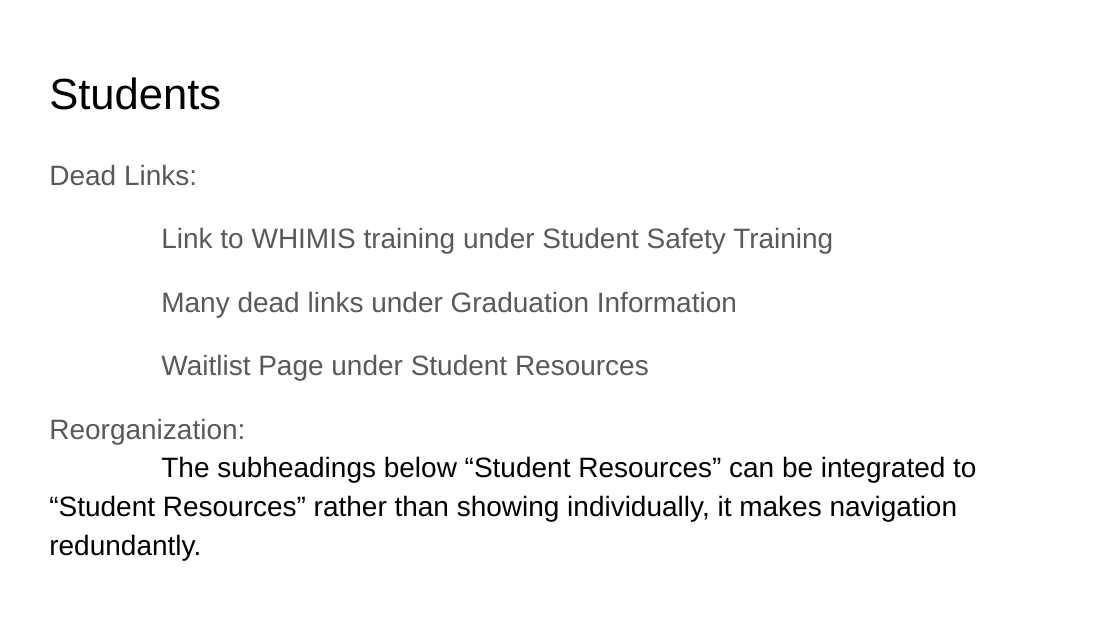
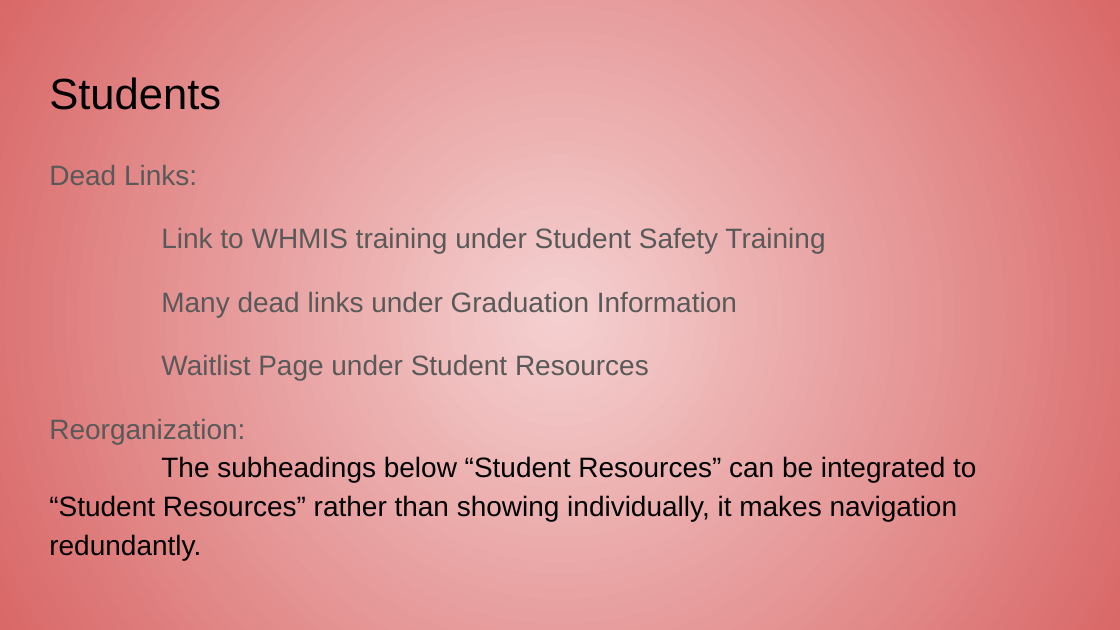
Before and after one commit to AveryCameronUofR/ENSE-374, a slide deck: slide 15 of Milestone 2/ENSE 374 Milestone 2.pptx. Drawn at 1120x630 pixels with LibreOffice and Linux fonts; fonts in the diff are those of the drawing. Boxes give left, top, right and bottom in pixels: in the first picture for what was removed or moved away, otherwise in the second. Text is boxed around its words. In the diff, an @@ line names an element or a change of style, - is before the commit and + after.

```diff
--- a/Milestone 2/ENSE 374 Milestone 2.pptx
+++ b/Milestone 2/ENSE 374 Milestone 2.pptx
@@ background #FFFFFF to gradient #F5D0D0 to #D96868 @@
@@ text at <box>161,227,825,254</box>: text changed @@
-Link to WHIMIS training under Student Safety Training
+Link to WHMIS training under Student Safety Training
```
Also in this commit, not shown: 16 other slides changed.
